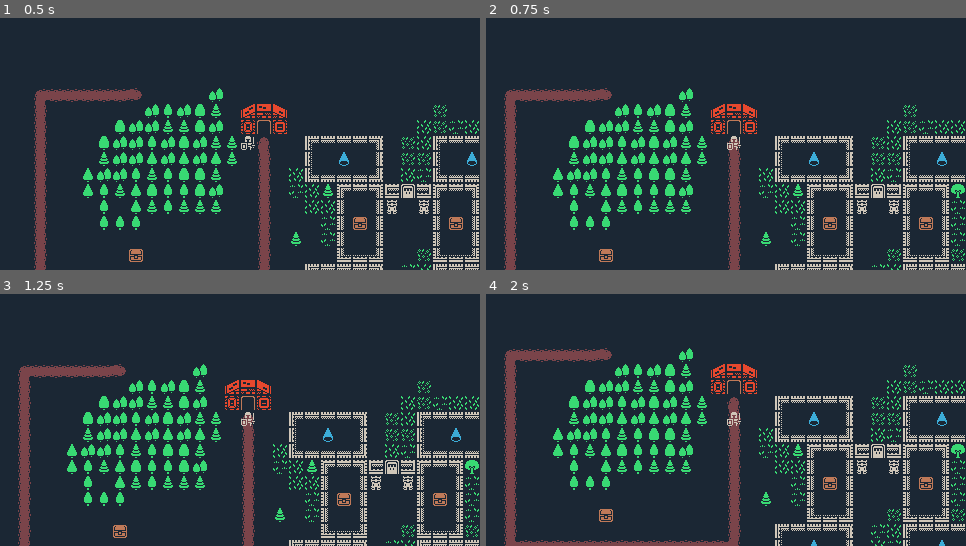
Above: before the commit, frames 1-4 (two rows, left to right).
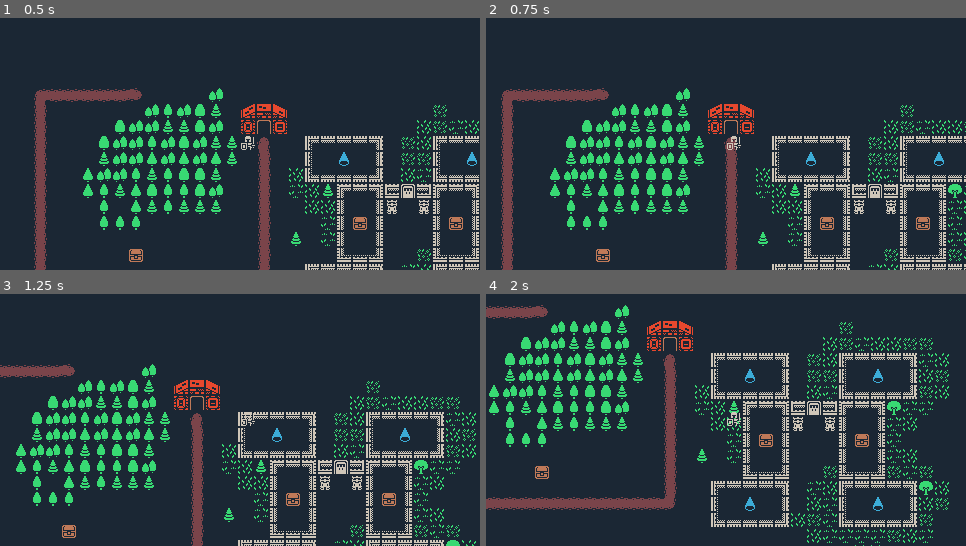
Above: after the commit, the same moments.

Repository: chartley1988/top-down-godot
Game: Godot game, scene res://Main.tscn
Same seed, same stepped clock (60 frames per second), same inputs: the game is played once before the commit and once after it.
Inputs:
- Up to frame 1 (0.5 s): no input
- Up to frame 2 (0.75 s): tap Enter at 0.5 s; hold Right (ui_right) from 0.53 s (still down)
- Up to frame 3 (1.25 s): keep holding Right (ui_right)
- Up to frame 4 (2 s): release Right (ui_right) at 1.28 s; hold Down (ui_down) from 1.28 s (still down)

Frame 1 is identical in both runs. In frame 2, 11% of the frame differs, in the area x 3-100%, y 27-100%; in frame 3, 19%; in frame 4, 26%, in the area x 0-100%, y 4-100%.

Commit message:
changes input to move when button is continuously held down

Diff:
--- a/project.godot
+++ b/project.godot
@@ -26,5 +26,5 @@
 [rendering]
 
 textures/canvas_textures/default_texture_filter=0
-renderer/rendering_method="mobile"
 environment/defaults/default_clear_color=Color(0.105882, 0.152941, 0.203922, 1)
+2d/snap/snap_2d_transforms_to_pixel=true
--- a/source/entites/player.gd
+++ b/source/entites/player.gd
@@ -5,14 +5,14 @@
 # Debug Variables
 const DEBUG_LOG_KEYPRESS = false
 
-const WALK_SPEED  = 5
+const WALK_SPEED  = 6
 const TILE_SIZE = 16
 
 const INPUTS = {
-	"ui_right": Vector2.RIGHT,
-	"ui_left": Vector2.LEFT,
-	"ui_up": Vector2.UP,
-	"ui_down": Vector2.DOWN
+  "ui_right": Vector2.RIGHT,
+  "ui_left": Vector2.LEFT,
+  "ui_up": Vector2.UP,
+  "ui_down": Vector2.DOWN
 }
 
 var moving = false
@@ -20,37 +20,39 @@
 @onready var ray = $RayCast2D
 
 func _ready():
-	position = position.snapped(Vector2.ONE * TILE_SIZE)
-	print(position/16)
+  position = position.snapped(Vector2.ONE * TILE_SIZE)
+  print(position/16)
 
 
 func _process(delta):
-	pass
+  for dir in INPUTS.keys():
+    if moving:
+      return
+    if Input.is_action_just_pressed(dir):
+      move(dir, Tween.TRANS_SINE)
+      print("Just pressed")
+    elif Input.is_action_just_released(dir):
+      move(dir, Tween.TRANS_SINE)
+      print("Just Released")
+    elif Input.is_action_pressed(dir):
+      move(dir, Tween.TRANS_LINEAR)
+      print("Holding")
 
 
-func _unhandled_key_input(event: InputEvent) -> void:
-	if moving:
-		return
-	for dir in INPUTS.keys():
-		if event.is_action_pressed(dir):
-			print(dir)
-			move(dir)
-
-
-func move(dir):
-	ray.target_position = INPUTS[dir] * TILE_SIZE
-	ray.force_raycast_update()
-	if !ray.is_colliding():
-		var tween = create_tween()
-		tween.tween_property(
-			self,
-			"position",
-			position + INPUTS[dir] * TILE_SIZE, 1.0/WALK_SPEED).set_trans(Tween.TRANS_SINE)
-		moving = true
-		await tween.finished
-		moving = false
-		print(position/TILE_SIZE)
+func move(dir, tween_type):
+  ray.target_position = INPUTS[dir] * TILE_SIZE
+  ray.force_raycast_update()
+  if !ray.is_colliding():
+    var tween = create_tween()
+    tween.tween_property(
+      self,
+      "position",
+      position + INPUTS[dir] * TILE_SIZE, 1.0/WALK_SPEED).set_trans(Tween.TRANS_LINEAR)
+    moving = true
+    await tween.finished
+    moving = false
+    print(position/TILE_SIZE)
 
 
 func _input(event: InputEvent) -> void:
-	pass
+  pass
Not shown, added: export_presets.cfg
